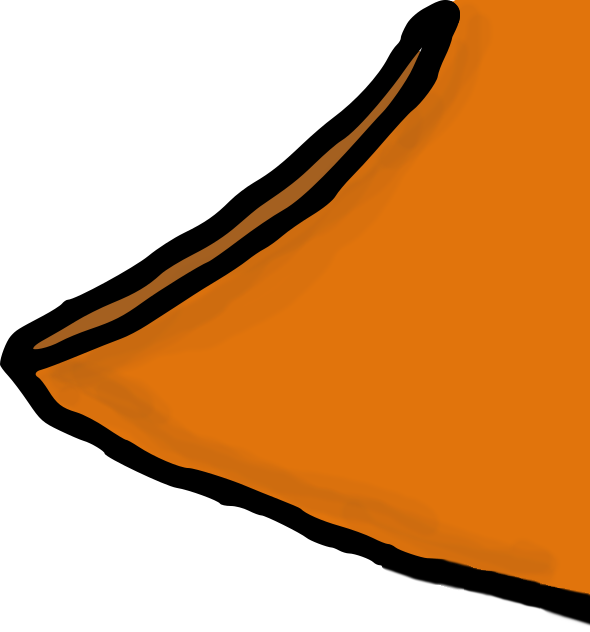
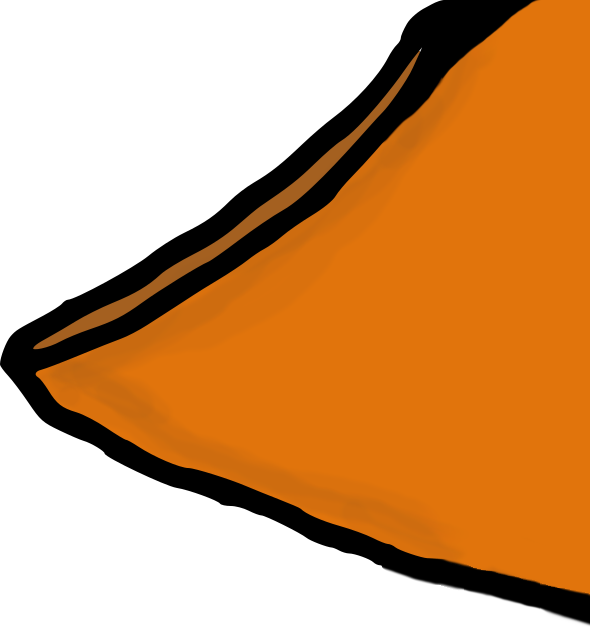
Two versions of the same layered image (590×632). Layer-by-layer changes:
painted on "mouth2.png" over [399, 0, 537, 124]
painted on "Layer" over [382, 0, 559, 583]
